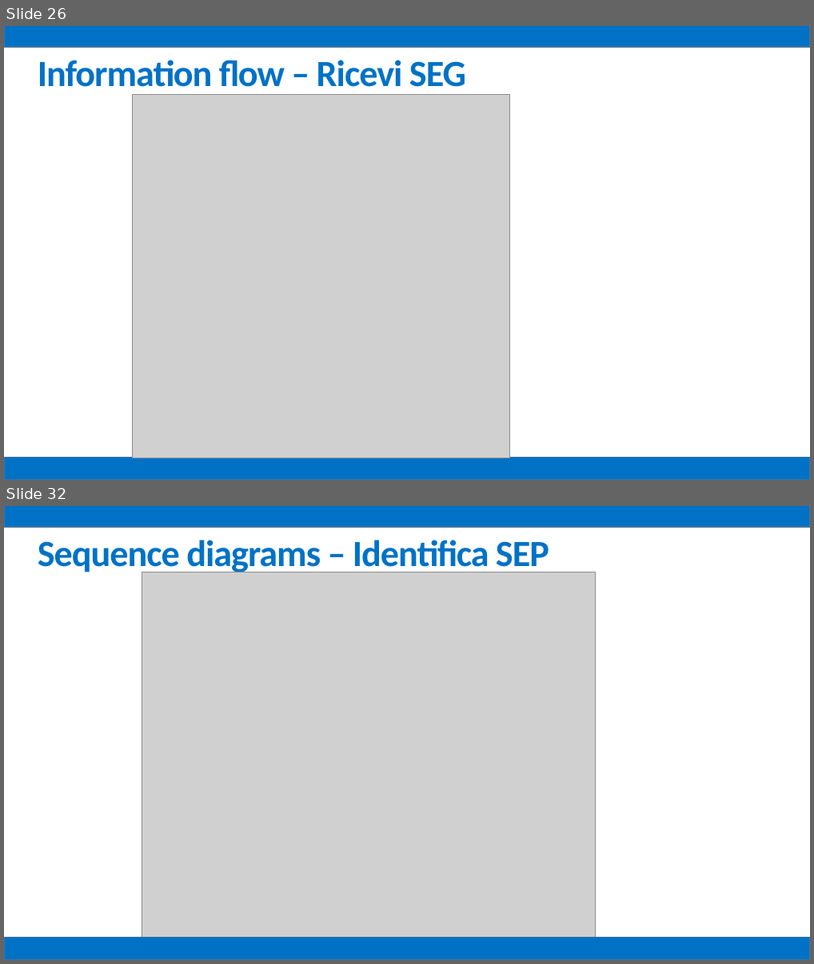
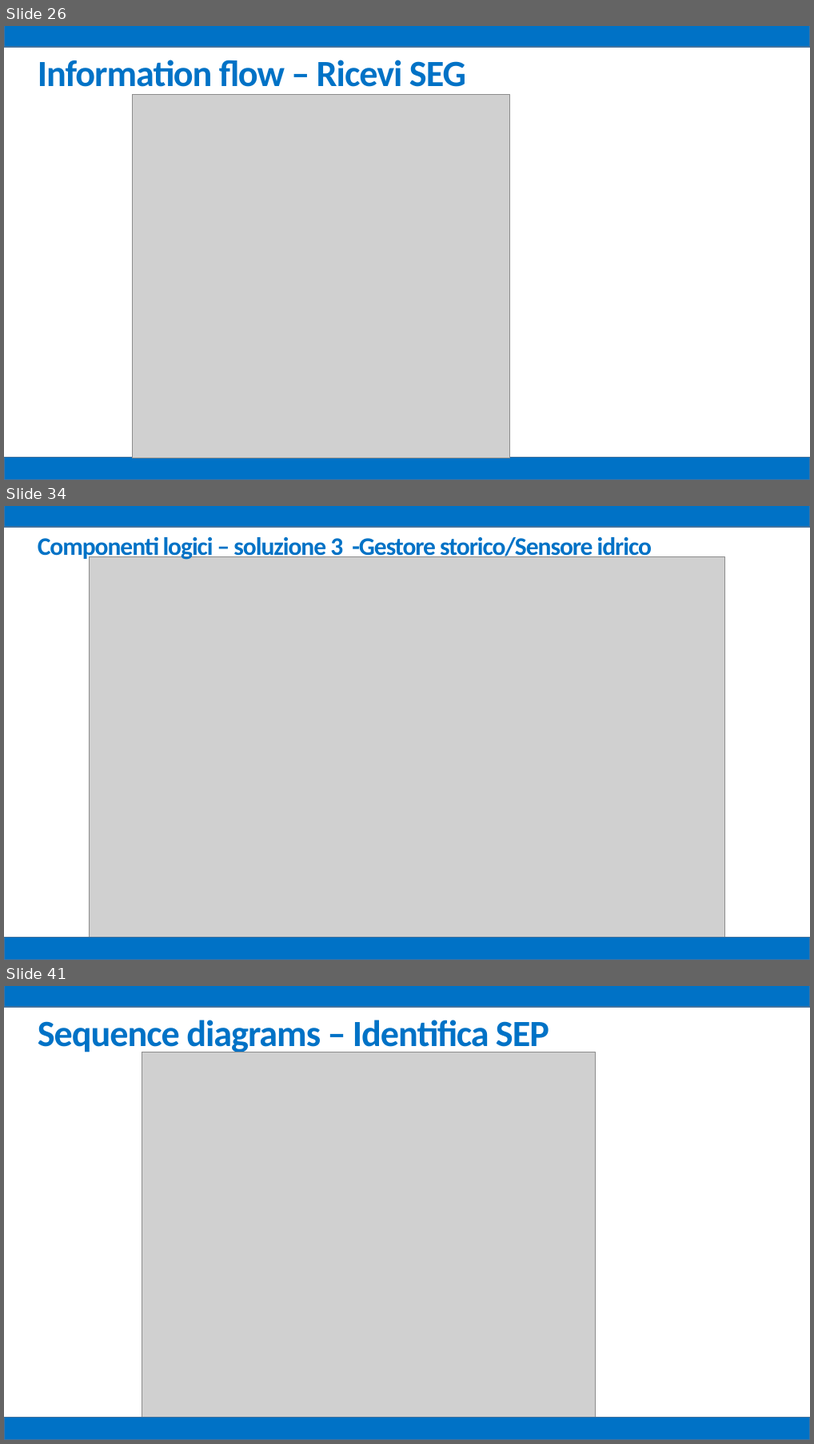
Before and after one commit to mz1991/ProgettoFebbraio2015, a slide deck: Febbraio 2015.pptx. Shown one above the other, each under a label of ours: slides 26 and 32 before the commit, slides 26, 34 and 41 after it; the slides between them are not shown. The pictures are 814x964 and 814x1444 pixels, drawn with LibreOffice and Linux fonts; fonts in the diff are those of the drawing; grey boxes stand for pictures. Boxes give left, top, right and bottom in pixels: in the first picture for what was removed or moved away, otherwise in the second. Text is boxed around its words. In the diff, an @@ line names an element or a change of style, - is before the commit and + after.

```diff
--- a/Febbraio 2015.pptx
+++ b/Febbraio 2015.pptx
@@ slide 34 added at bbox=[4, 506, 810, 960], background #FFFFFF @@
@@ rectangle added at bbox=[4, 506, 810, 527], fill #0072C6, outline #43739E 1 pt @@
@@ text added at bbox=[38, 537, 652, 560], 30 pt, text #0072C6, bold @@
+Componenti logici – soluzione 3 -Gestore storico/Sensore idrico
@@ picture added at bbox=[90, 557, 726, 936] @@
@@ rectangle added at bbox=[4, 936, 810, 960], fill #0072C6, outline #43739E 1 pt @@
@@ what was slide 32 is now slide 41 @@
```
Also in this commit, not shown: 19 slides changed, 6 other slides added, 18 other files.
